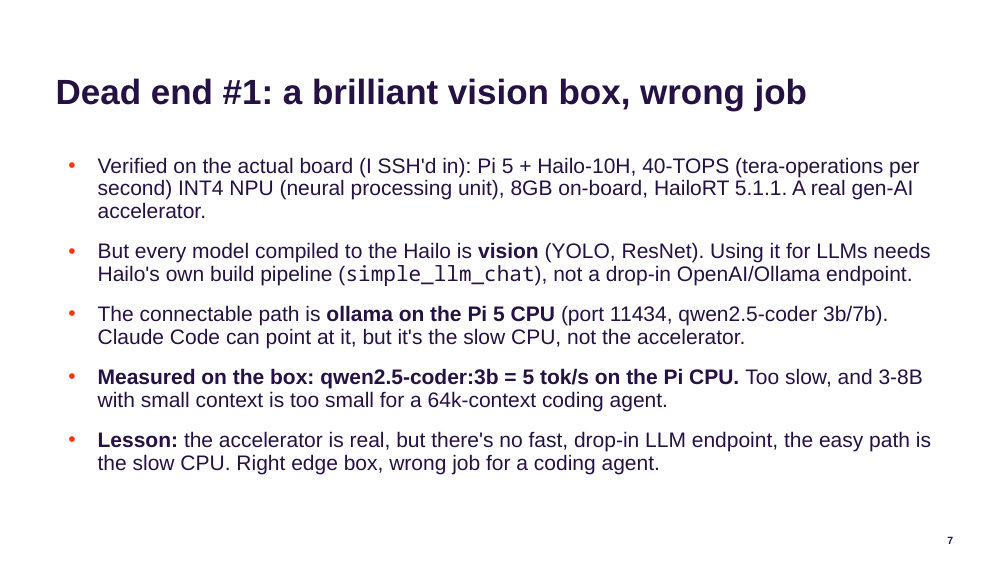
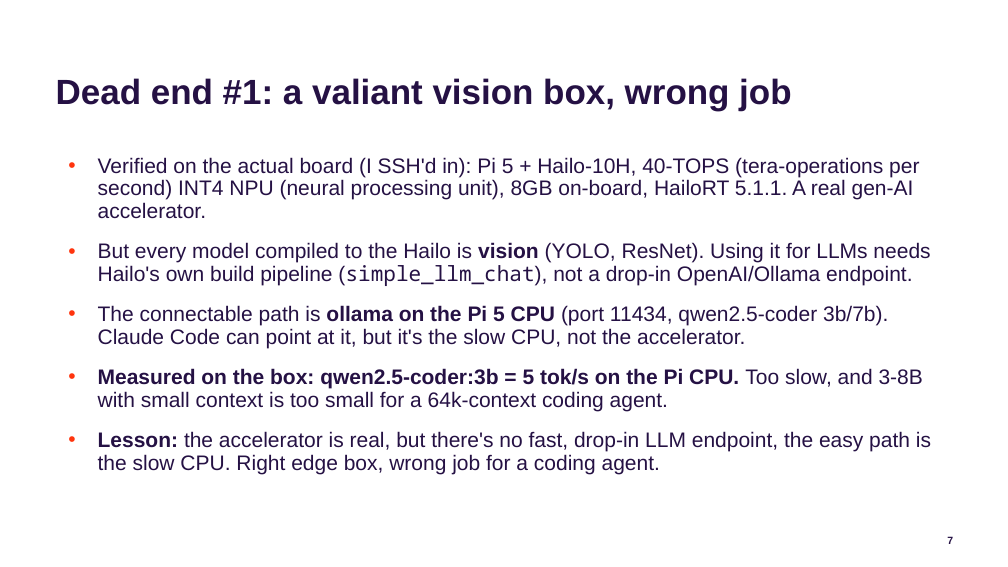
Before and after one commit to jconnolly/local-llm-pi5, a slide deck: slide 7 of local-llm-datasociety.pptx. Drawn at 1008x567 pixels with LibreOffice and Linux fonts; fonts in the diff are those of the drawing; background and template pictures are left out. Boxes give left, top, right and bottom in pixels: in the first picture for what was removed or moved away, otherwise in the second. Text is boxed around its words. In the diff, an @@ line names an element or a change of style, - is before the commit and + after.

```diff
--- a/local-llm-datasociety.pptx
+++ b/local-llm-datasociety.pptx
@@ title at bbox=[56, 78, 791, 111]: text changed @@
-Dead end #1: a brilliant vision box, wrong job
+Dead end #1: a valiant vision box, wrong job
```
Also in this commit, not shown: 2 other slides changed, 4 other files.
